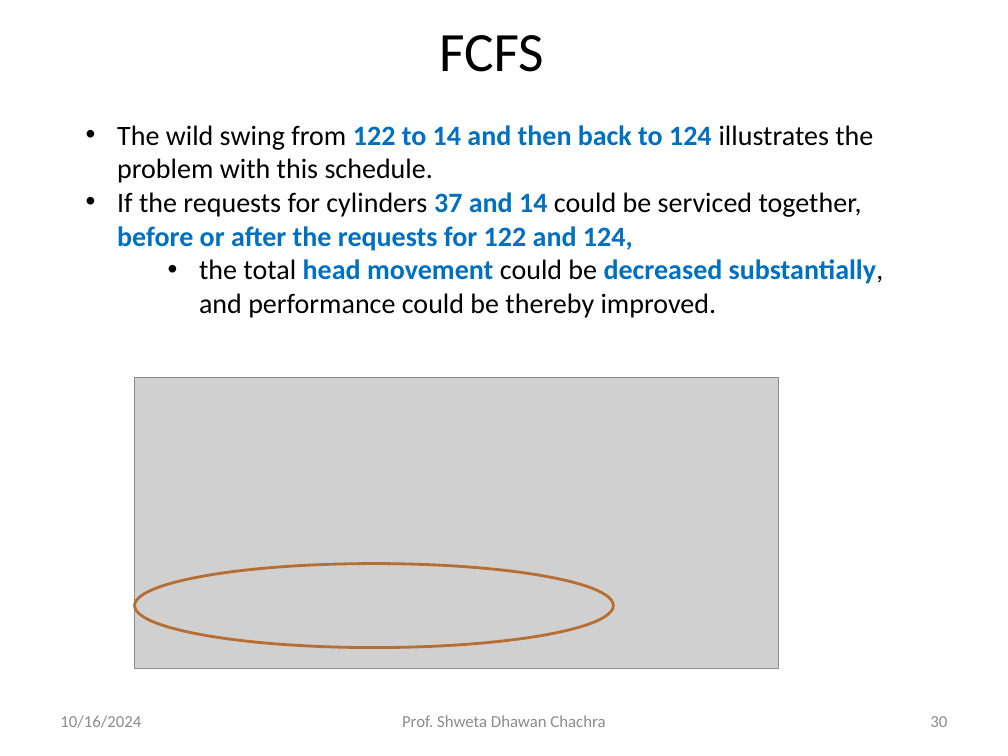
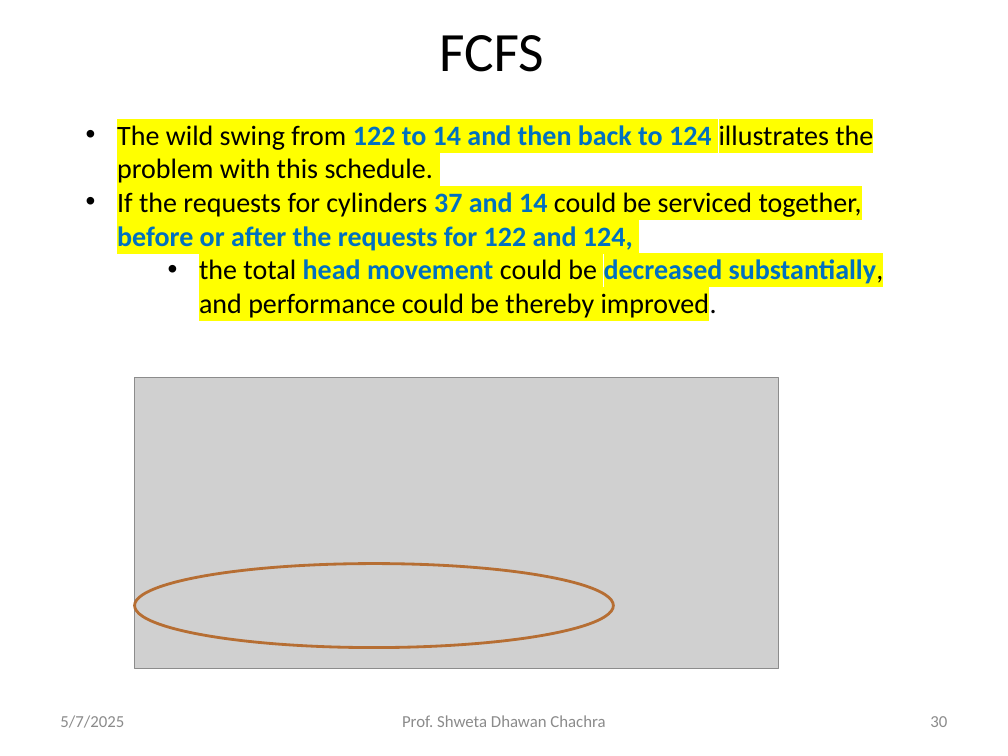
Before and after one commit to Om-Thanage/SY-NOTES, a slide deck: slide 30 of Sem 4/OS/SDC_4.2_Disk_Schdeuling.pptx. Drawn at 1008x756 pixels with LibreOffice and Linux fonts; fonts in the diff are those of the drawing; grey boxes stand for pictures. Boxes give left, top, right and bottom in pixels: in the first picture for what was removed or moved away, otherwise in the second. Text is boxed around its words. In the diff, an @@ line names an element or a change of style, - is before the commit and + after.

```diff
--- a/Sem 4/OS/SDC_4.2_Disk_Schdeuling.pptx
+++ b/Sem 4/OS/SDC_4.2_Disk_Schdeuling.pptx
@@ text "The wild swing from 122 ..." at [117,125,884,320]: highlight none to #FFFF00 @@
@@ text at [60,715,124,728]: text changed @@
-10/16/2024
+5/7/2025
```
Also in this commit, not shown: 83 other slides changed, 50 other files.
